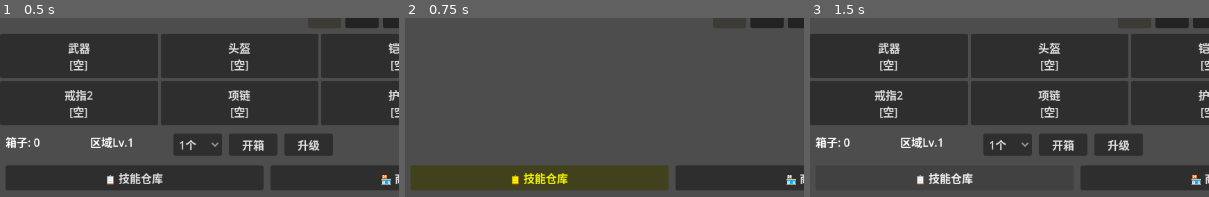
Above: before the commit, frames 1-3 (left to right).
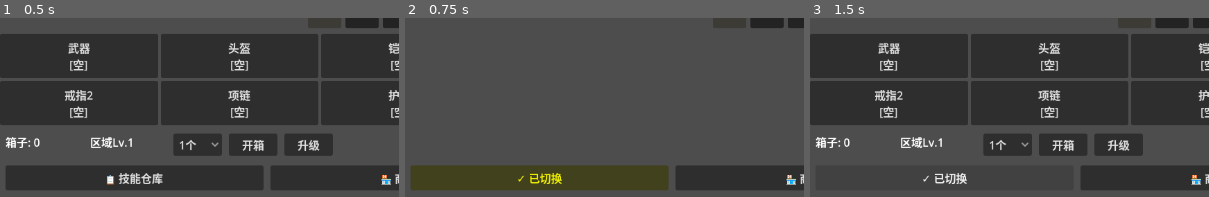
Above: after the commit, the same moments.

Repository: intyouss/adventure-game
Game: Godot game, scene res://scenes/main/main_scene.tscn
Two runs of this game, one before a commit and one after it. Both use one fixed random seed, a clock stepped at 60 frames per second and the inputs below. This scene is started directly instead of the project's main scene.
Inputs:
- Up to frame 1 (0.5 s): no input
- Up to frame 2 (0.75 s): click "📋 技能仓库" at 0.5 s
- Up to frame 3 (1.5 s): click "📋 技能仓库" (after the commit: "✓ 已切换") at 1.25 s
The pictures show only the part of the screen within x 0-50%, y 50-100%; the shares and areas given below are measured in that part.

Frame 1 is identical in both runs. In frame 2, 0.6% of the frame differs, in the area x 26-41%, y 86-94%; in frame 3, 0.6%.

Commit message:
fix: clean debug prints, add visual button feedback

Diff:
--- a/client/scenes/main/bottom_button_row.gd
+++ b/client/scenes/main/bottom_button_row.gd
@@ -21,7 +21,7 @@
 	leaderboard_btn.pressed.connect(_on_leaderboard_pressed)
 
 func _on_skill_pressed():
-	print("=== SKILL BUTTON CLICKED ===")
+	skill_btn.text = "✓ 已切换"
 	if _current_mode == Mode.SKILL_INVENTORY:
 		_current_mode = Mode.NORMAL
 		mode_changed.emit(Mode.NORMAL)
--- a/client/scenes/main/main_ui.gd
+++ b/client/scenes/main/main_ui.gd
@@ -28,11 +28,9 @@
 	_enter_mode(Mode.NORMAL)
 
 func _on_mode_changed(new_mode: int):
-	print("=== MODE CHANGED: ", new_mode, " ===")
 	_enter_mode(new_mode)
 
 func _enter_mode(mode: int):
-	print("=== ENTER MODE: ", mode, " ===")
 	_mode = mode
 	match mode:
 		Mode.NORMAL:
